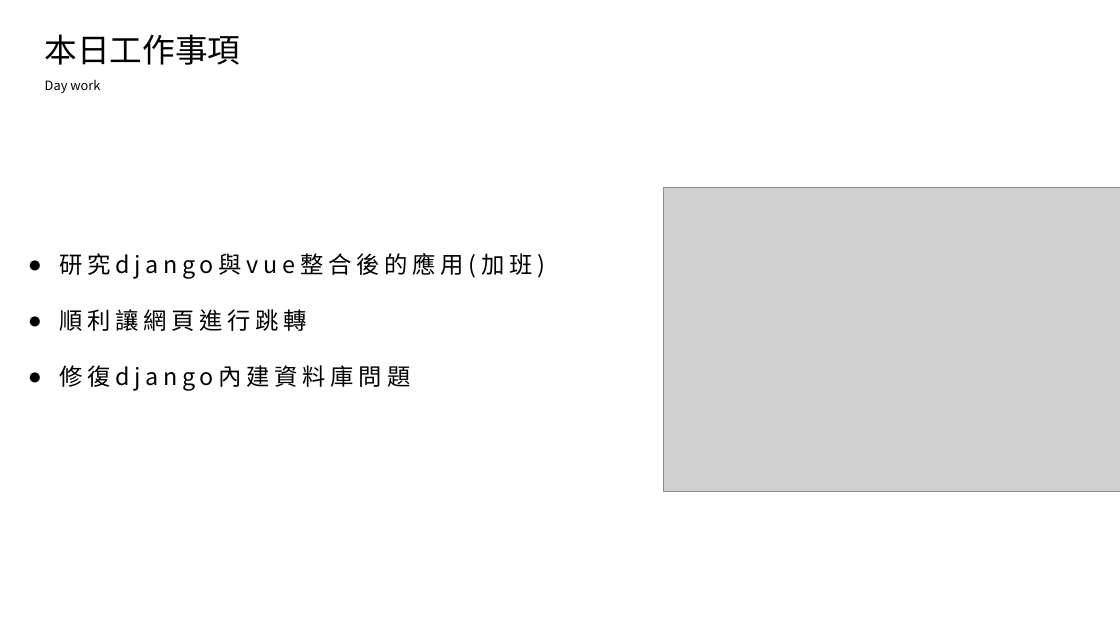
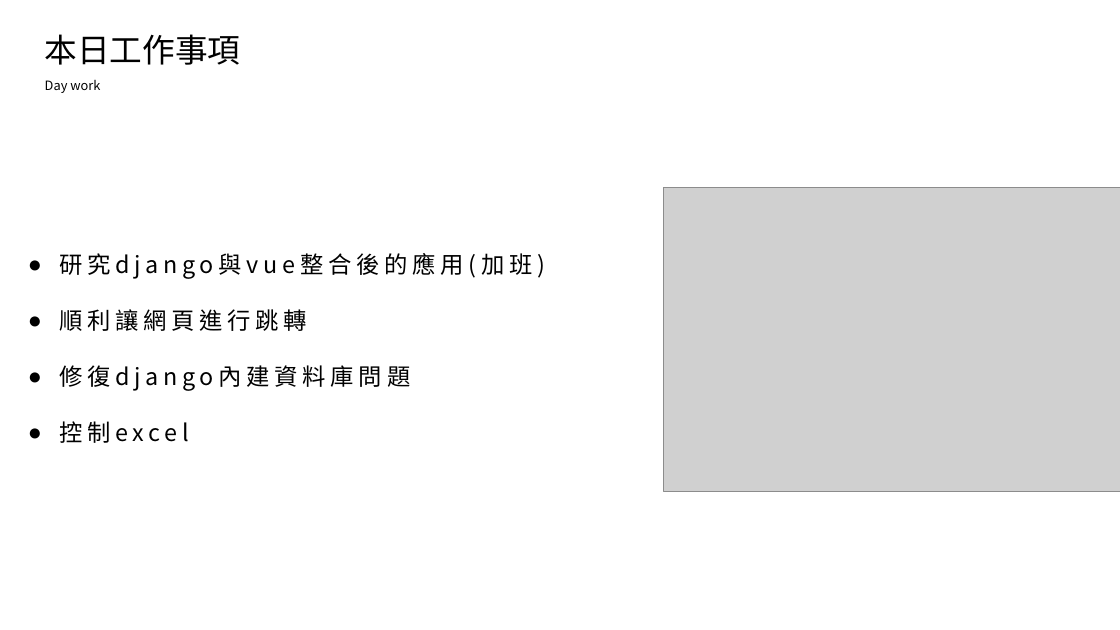
Before and after one commit to king637324/KnowledgeGreenhouseSystem, a slide deck: slide 2 of 工作日報_葉柏漢/2021.11/2021.11.11(加班)_2021.11.12工作日報_葉柏漢.pptx. Drawn at 1120x630 pixels with LibreOffice and Linux fonts; fonts in the diff are those of the drawing; grey boxes stand for pictures. Boxes give left, top, right and bottom in pixels: in the first picture for what was removed or moved away, otherwise in the second. Text is boxed around its words. In the diff, an @@ line names an element or a change of style, - is before the commit and + after.

```diff
--- a/工作日報_葉柏漢/2021.11/2021.11.11(加班)_2021.11.12工作日報_葉柏漢.pptx
+++ b/工作日報_葉柏漢/2021.11/2021.11.11(加班)_2021.11.12工作日報_葉柏漢.pptx
@@ text at [59,421,189,443]: paragraph added @@
+● 控制excel
```
Also in this commit, not shown: 1 slide added.
